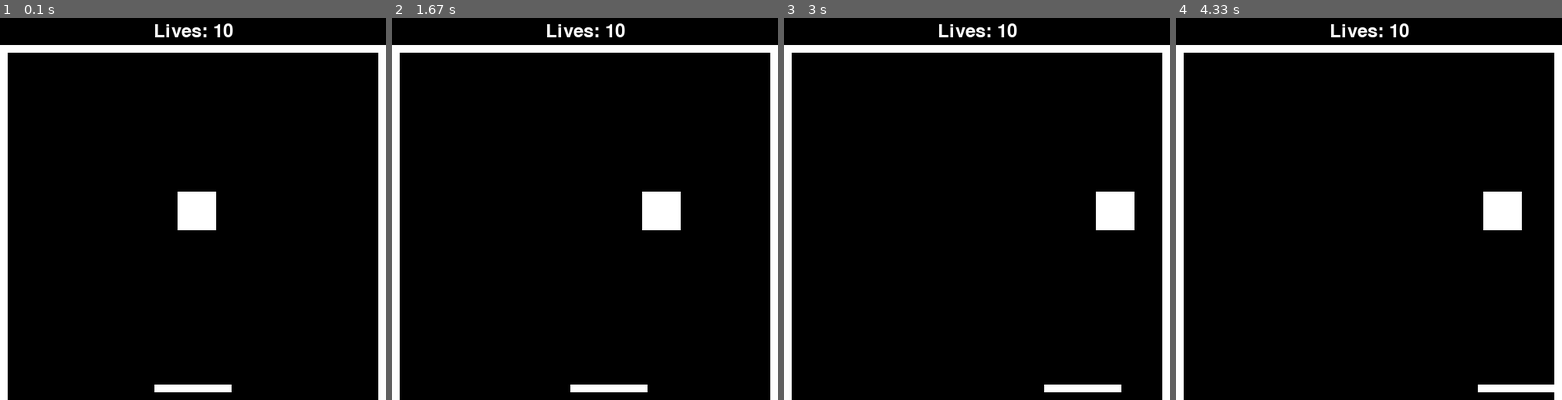
Above: before the commit, frames 1-4 (left to right).
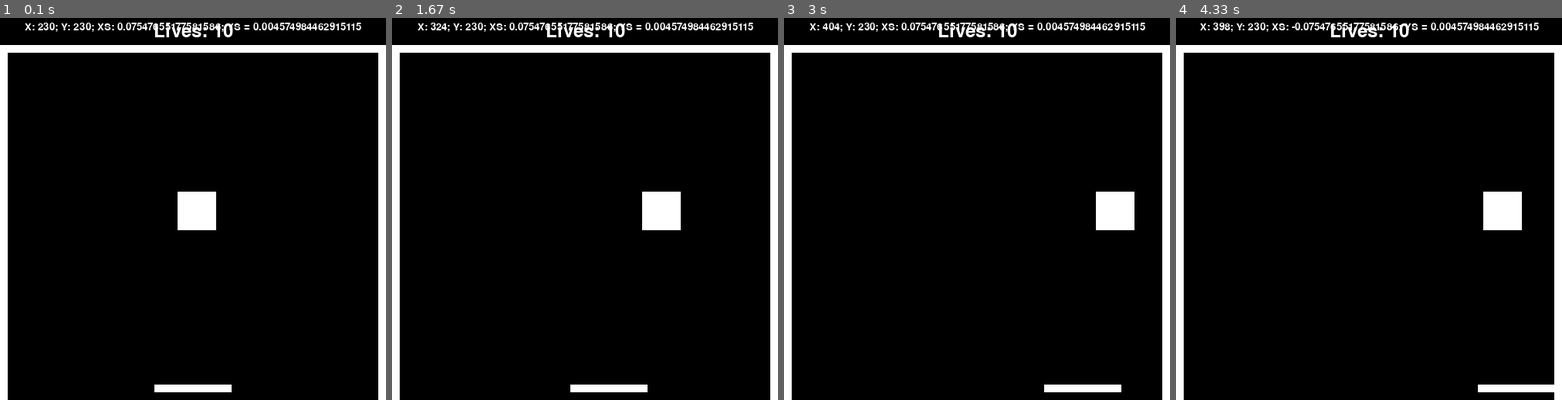
Above: after the commit, the same moments.

Repository: rabramley/pygames
Game: pygame game, started from pong.py
Same seed, same stepped clock (60 frames per second), same inputs: the game is played once before the commit and once after it.
Inputs:
- Up to frame 1 (0.1 s): no input
- Up to frame 2 (1.67 s): hold Right 0.33-0.8 s; hold Right 0.83-1.3 s; hold Left from 1.33 s (still down)
- Up to frame 3 (3 s): release Left at 1.87 s; hold Left 1.9-2.3 s; hold Right 2.33-2.97 s
- Up to frame 4 (4.33 s): hold Left 3-3.47 s; hold Right 3.5-3.97 s; hold Right from 4 s (still down)

The runs differ from the first frame. In frame 1, 0.9% of the frame differs, in the area x 6-94%, y 1-4%; in frame 2, 0.9%; in frame 3, 0.9%; in frame 4, 0.9%.

Commit message:
Fix bouncing

Diff:
--- a/pong.py
+++ b/pong.py
@@ -30,8 +30,8 @@
        self.image.fill(WALL_COLOR)
 
        self.rect = self.image.get_rect()
-       self.rect.x = left
-       self.rect.y = top
+       self.rect.x = int(left)
+       self.rect.y = int(top)
 
 class Ball(pygame.sprite.Sprite):
 
@@ -42,14 +42,14 @@
        self.image.fill(BALL_COLOR)
 
        self.rect = self.image.get_rect()
-       self.rect.x = left
-       self.rect.y = top
+       self.rect.x = int(left)
+       self.rect.y = int(top)
        self.x_speed = x_speed
        self.y_speed = y_speed
 
     def move(self, dt):
-        self.rect.x += self.x_speed * dt
-        self.rect.y += self.y_speed * dt
+        self.rect.x += int(self.x_speed * dt)
+        self.rect.y += int(self.y_speed * dt)
         hits = pygame.sprite.spritecollide(self, walls, False)
         for hit in hits:
             if hit == left_wall and self.x_speed < 0:
@@ -64,6 +64,14 @@
             if hit == paddle and self.y_speed > 0:
                 self.y_speed *= -1
                 print(self.y_speed)
+
+    def display_details(self, screen):
+        font = pygame.font.Font(None, 20)
+        text = font.render(f'X: {self.rect.x}; Y: {self.rect.y}; XS: {self.x_speed}; YS = {self.y_speed}', 1, TEXT_COLOR)
+        textpos = text.get_rect()
+        textpos.centerx = screen.get_rect().centerx
+        textpos.y = 10
+        screen.blit(text, textpos)
 
 
 class Paddle(Wall):
@@ -93,7 +101,7 @@
 left_wall = Wall(WALL_THICKNESS, SCREEN_HEIGHT - PLAY_AREA_TOP, 0, PLAY_AREA_TOP)
 right_wall = Wall(WALL_THICKNESS, SCREEN_HEIGHT - PLAY_AREA_TOP, SCREEN_WIDTH - WALL_THICKNESS, PLAY_AREA_TOP)
 paddle = Paddle(PADDLE_WIDTH, WALL_THICKNESS, (SCREEN_WIDTH / 2) - (PADDLE_WIDTH / 2), SCREEN_HEIGHT - WALL_THICKNESS - 10)
-ball = Ball(BALL_SIZE, (SCREEN_WIDTH / 2) - (BALL_SIZE / 2), (SCREEN_HEIGHT - PLAY_AREA_TOP) / 2, random.randint(-10, 10) / 100, random.randint(-10, 10) / 100)
+ball = Ball(BALL_SIZE, (SCREEN_WIDTH / 2) - (BALL_SIZE / 2), (SCREEN_HEIGHT - PLAY_AREA_TOP) / 2, ((random.random() * 20) - 10) /100, ((random.random() * 20) - 10) /100)
 
 # Set up the drawing window
 screen = pygame.display.set_mode([SCREEN_WIDTH, SCREEN_HEIGHT])
@@ -123,6 +131,7 @@
 
     items.draw(background)
     display_lives(background, lives)
+    ball.display_details(background)
 
     screen.blit(background, (0, 0))
     pygame.display.flip()
